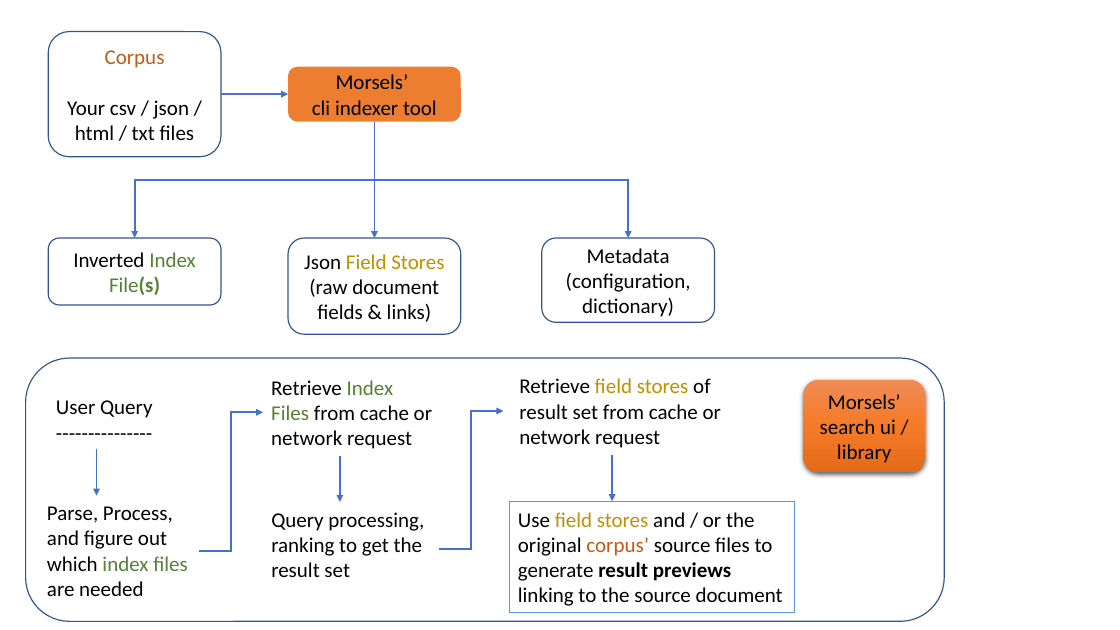
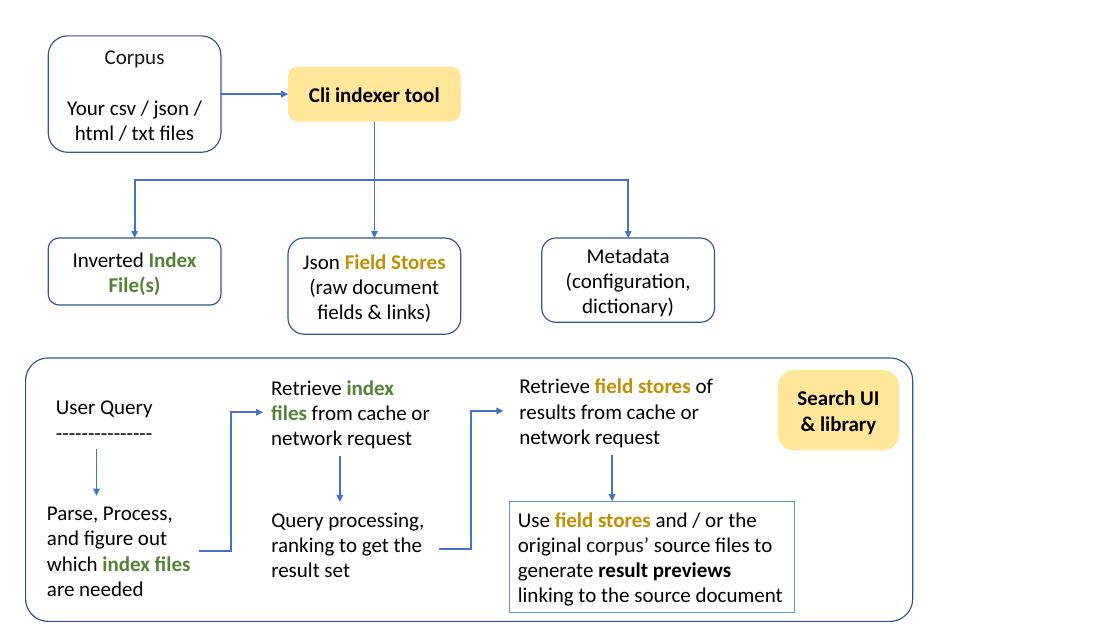
Before and after one commit to ang-zeyu/infisearch, a slide deck: slide 1 of docs/src/images/architecture.pptx. Drawn at 1120x630 pixels with LibreOffice and Linux fonts; fonts in the diff are those of the drawing. Boxes give left, top, right and bottom in pixels: in the first picture for what was removed or moved away, otherwise in the second. Text is boxed around its words. In the diff, an @@ line names an element or a change of style, - is before the commit and + after.

```diff
--- a/docs/src/images/architecture.pptx
+++ b/docs/src/images/architecture.pptx
@@ rounded rectangle "Corpus": place and size @@
-rounded rectangle "Corpus" at (48,32,221,157)
+rounded rectangle "Corpus" at (48,36,221,153)
@@ text in rounded rectangle at (105,50,165,68): text colour #C55A11 to #181717 in "Corpus" @@
@@ rounded rectangle "Cli indexer tool" at (288,66,461,121): fill #ED7D31 to #FFE699 @@
@@ text in rounded rectangle at (309,87,440,102): text changed; bold on @@
-Morsels’
-cli indexer tool
+Cli indexer tool
@@ rounded rectangle "Inverted Index" at (48,238,221,305): bold on in "Index", "File(s)" @@
@@ text in rounded rectangle at (303,254,445,269): bold on in "Field Stores" @@
@@ rounded rectangle: place and size @@
-rounded rectangle at (25,358,944,621)
+rounded rectangle at (25,358,912,621)
@@ rounded rectangle at (25,358,912,621): proportions changed @@
@@ text at (271,380,429,449): text changed @@
-Retrieve Index
-Files from cache or network request
+Retrieve index
+files from cache or network request
@@ text at (519,378,713,448): text changed @@
-Retrieve field stores of result set from cache or network request
+Retrieve field stores of results from cache or network request
@@ rounded rectangle "Search UI & library": place and size @@
-rounded rectangle "Search UI & library" at (804,380,926,472)
+rounded rectangle "Search UI & library" at (778,370,900,450)
@@ rounded rectangle "Search UI & library" at (778,370,900,450): fill gradient #F18C57 to #F67B28 to #E56C19 to #FFE699; shadow off; proportions changed @@
@@ text in rounded rectangle at (797,390,879,435): text changed; bold on @@
-Morsels’ search ui / library
+Search UI & library
@@ text "Parse, Process, and figure out ..." at (47,506,191,596): bold on in "index files" @@
@@ rectangle "Use field stores and / ..." at (510,502,795,613): text colour #C55A11 to #181717 in "corpus’"; bold on in "field stores" @@
```
Also in this commit, not shown: 1 other file.
